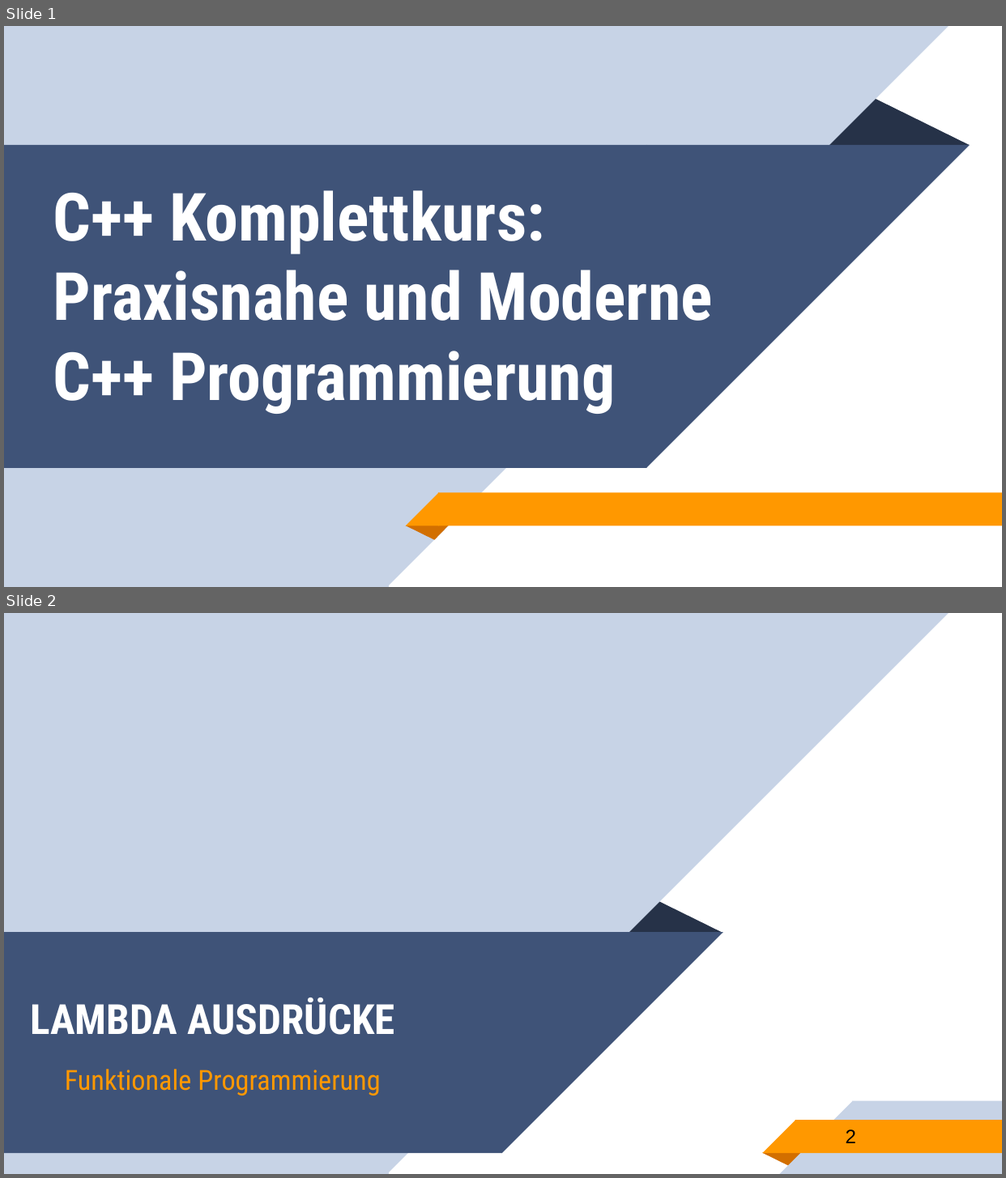
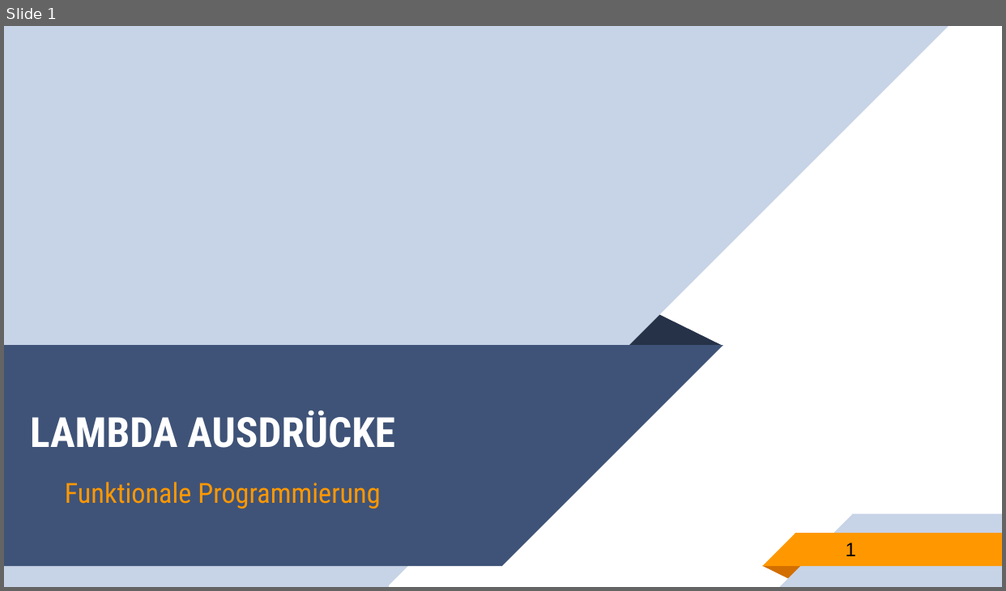
Before and after one commit to franneck94/UdemyCpp, a slide deck: lectures/LambdaExpressions.pptx. Shown one above the other, each under a label of ours: slides 1 and 2 before the commit, slide 1 after it. The pictures are 1006x1178 and 1006x591 pixels, drawn with LibreOffice and Linux fonts; fonts in the diff are those of the drawing. Boxes give left, top, right and bottom in pixels: in the first picture for what was removed or moved away, otherwise in the second. Text is boxed around its words. In the diff, an @@ line names an element or a change of style, - is before the commit and + after.

```diff
--- a/lectures/LambdaExpressions.pptx
+++ b/lectures/LambdaExpressions.pptx
@@ slide 1 removed at bbox=[4, 26, 1002, 587], background #FFFFFF; not listed: 2 template elements that a slide beside it also shows @@
@@ triangle removed at bbox=[827, 98, 969, 145] @@
@@ rectangle removed at bbox=[4, 145, 646, 468] @@
@@ right triangle removed at bbox=[646, 145, 970, 468] @@
@@ title removed at bbox=[53, 190, 713, 414] @@
-C++ Komplettkurs: Praxisnahe und Moderne C++ Programmierung
@@ right triangle removed at bbox=[405, 493, 438, 526] @@
@@ rectangle removed at bbox=[438, 493, 1002, 526] @@
@@ triangle removed at bbox=[405, 526, 448, 540] @@
@@ what was slide 2 is now slide 1 @@
@@ page number at bbox=[846, 543, 856, 557]: text changed @@
-2
+1
```
Also in this commit, not shown: 4 slides changed, 1 other file.
